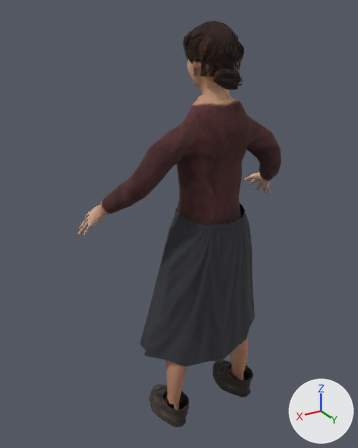
An edit to the glTF model examples/character-generator/res/models/characters/clerk.glb, drawn before and after from the same camera.
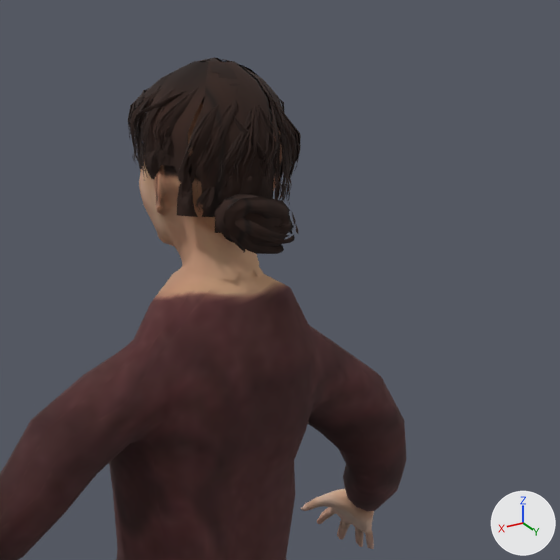
There are two pictures of each version: one whole from a camera (50 mm lens) standing at (1.054, 1.601, 1.704) and looking at (0.066, -0.046, 0.88), one close up on the part from 39% to 94% of the width and 0% to 44% of the height. Arrows for +X, +Y and +Z are at lower right; the lights stay in place. The older version's two pictures come first. Vertices at exactly the same position are counted once.
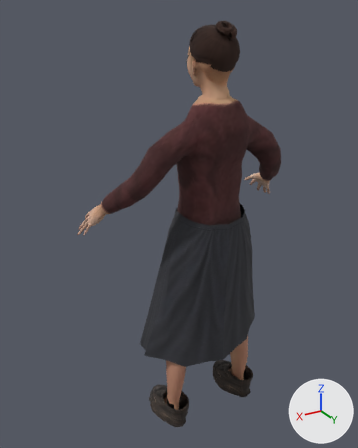
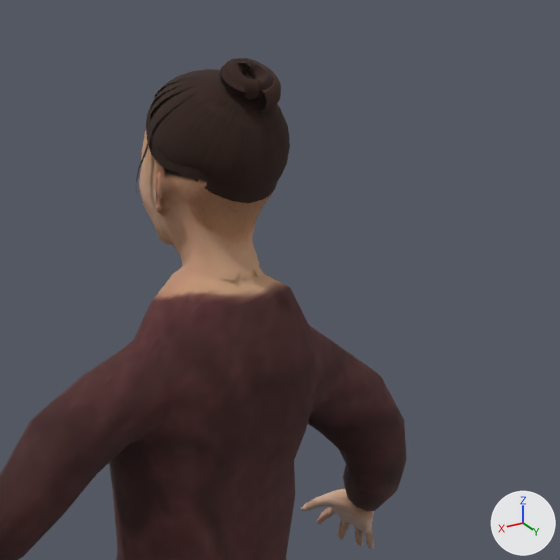
The change, as a diff of the scene's bpy script:
```diff
--- a/examples/character-generator/res/models/characters/clerk.glb.py
+++ b/examples/character-generator/res/models/characters/clerk.glb.py
@@ me_mesh_0 @@
 # used by ob_mesh; location = (0.0, 0.0, 0.0)
-me_mesh_0.from_pydata(...)  # 4342 vertices, 7449 faces; spans x -0.48..0.48, y -0.19..0.23, z -0.02..1.67
+me_mesh_0.from_pydata(...)  # 4488 vertices, 7726 faces; spans x -0.48..0.48, y -0.19..0.22, z -0.02..1.67
+# me_mesh_0 part 1: 19 loose pieces with 386 vertices, spanning x -0.09..0.09, y 0.0..0.23, z 1.45..1.61, are deleted
+# me_mesh_0 part 2: 204 vertices moved from x -0.1..0.09, y 0.01..0.19, z 1.5..1.67 to x -0.09..0.09, y 0.01..0.18, z 1.51..1.66; 1150 vertices removed from x -0.1..0.1, y -0.05..0.22, z 1.46..1.67; 1682 vertices added at x -0.09..0.09, y 0.0..0.18, z 1.51..1.67
 me_mesh_0.materials.append(mat_skin)
```

Changed parts and their boxes (x1, y1, x2, y2) in the close-ups (560 x 560 px; the box of a moved part takes in the faces that stretch with it):
'Mesh', reshaped
    before: (0, 57, 406, 560)
    after: (0, 58, 406, 560)
part 1 of me_mesh_0, deleted
    before: (132, 117, 298, 254)
part 2 of me_mesh_0, moved or reshaped
    before: (128, 57, 301, 246)
    after: (136, 58, 290, 203)
